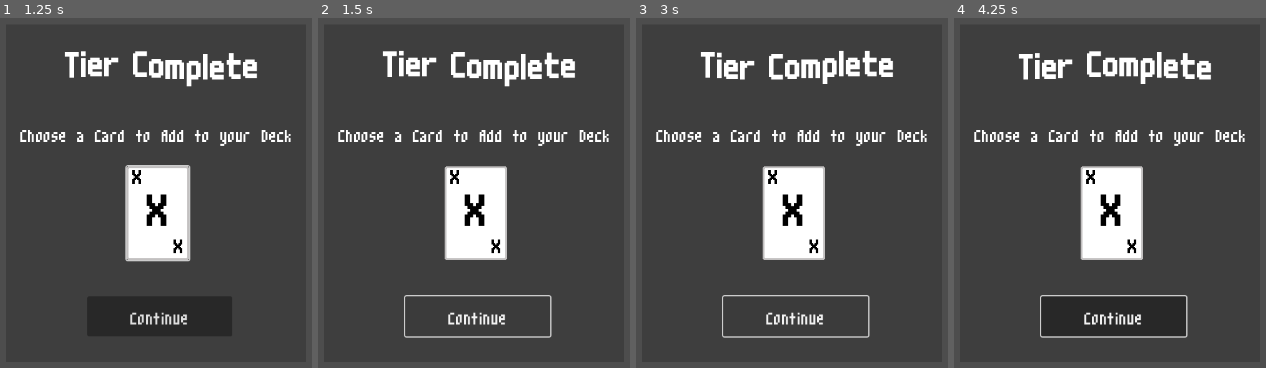
Above: before the commit, frames 1-4 (left to right).
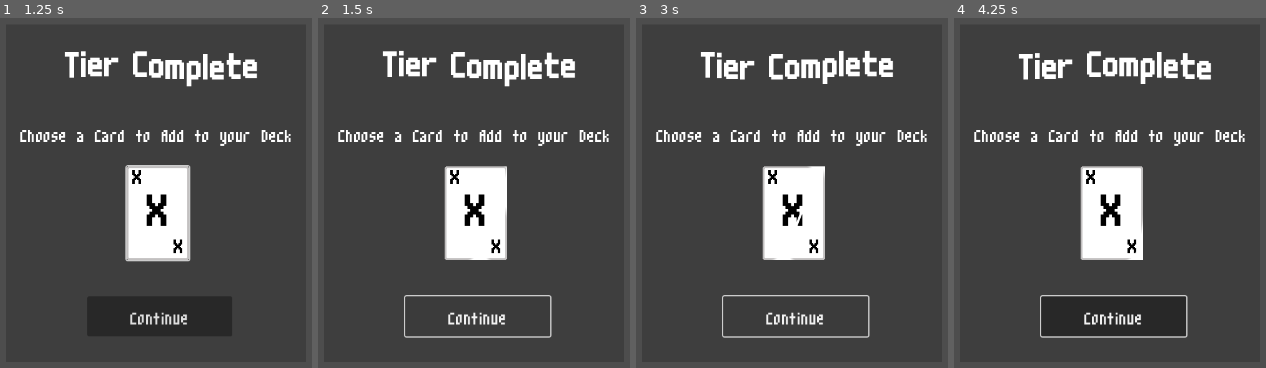
Above: after the commit, the same moments.

Repository: hd2802/stack-demon
Game: Godot game, scene res://_Scenes/Transitions/tier_transition.tscn
The game is run twice, just before and just after one commit, with the same random seed, the same clock (stepped at 60 frames per second) and the same inputs. This scene is started directly instead of the project's main scene.
Inputs (mouse positions are in pixels of both pictures, inside the frame that each line leads up to):
- Up to frame 1 (1.25 s): click (84, 214) at 0.5 s
- Up to frame 2 (1.5 s): click "Continue" at 1.25 s
- Up to frame 3 (3 s): click "Continue" at 2 s; click "Continue" at 2.75 s
- Up to frame 4 (4.25 s): move the mouse to (1113, 214) at 3.52 s

Frame 1 is identical in both runs. In frame 2, 0.1% of the frame differs, in the area x 48-61%, y 42-70%; in frame 3, 0.1%; in frame 4, less than 0.1%.

Commit message:
feat: add highlight shader to chosen card in tier transition

Diff:
--- a/_Scripts/Transitions/Tier/tier_transition.gd
+++ b/_Scripts/Transitions/Tier/tier_transition.gd
@@ -59,6 +59,8 @@
 			shader_rect.material = ShaderMaterial.new()
 			shader_rect.material.shader = highlight_shader
 
+			static_card.add_child(shader_rect)
+
 	_DeckManager.add_card_to_deck(gen_cards[idx])
 	continue_button.visible = true
 
